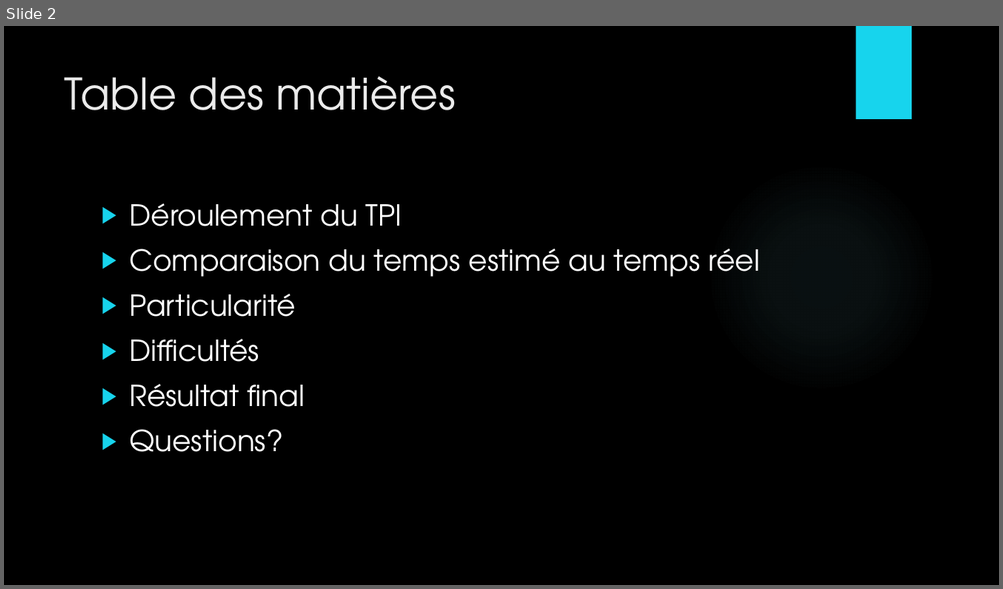
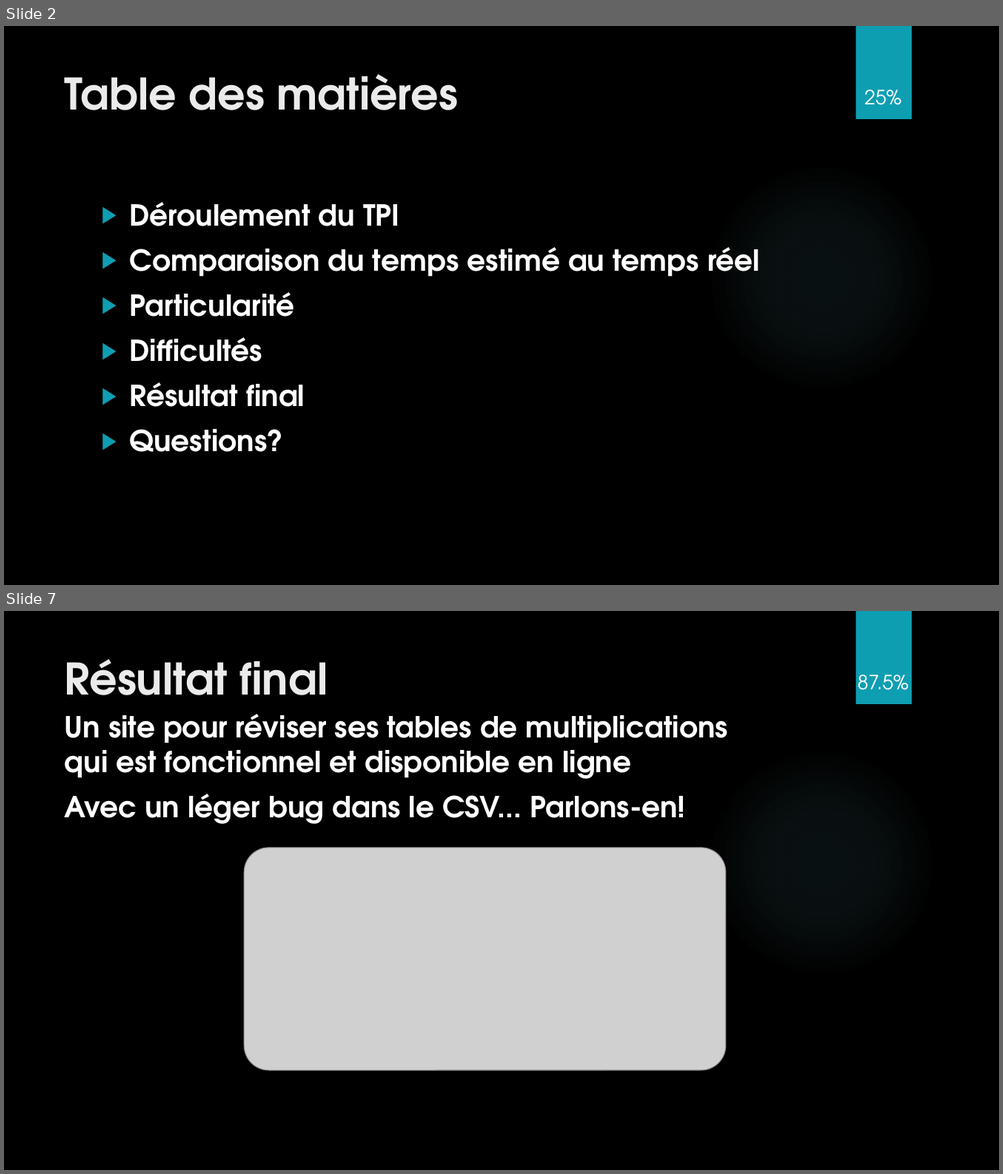
Before and after one commit to Daxank/TPI, a slide deck: TPI_Multiplix_presentation.pptx. Shown one above the other, each under a label of ours: slide 2 before the commit, slides 2 and 7 after it; the slides between them are not shown. The pictures are 1003x589 and 1003x1174 pixels, drawn with LibreOffice and Linux fonts; fonts in the diff are those of the drawing; grey boxes stand for pictures; background and template pictures are left out. Boxes give left, top, right and bottom in pixels: in the first picture for what was removed or moved away, otherwise in the second. Text is boxed around its words. In the diff, an @@ line names an element or a change of style, - is before the commit and + after.

```diff
--- a/TPI_Multiplix_presentation.pptx
+++ b/TPI_Multiplix_presentation.pptx
@@ slide 7 added at (x1=4, y1=611, x2=999, y2=1170), background picture (left out); not listed: 2 template elements that a slide beside it also shows @@
@@ title added at (x1=64, y1=659, x2=327, y2=695), 42 pt, text #EBEBEB, bold @@
+Résultat final
@@ page number added at (x1=857, y1=675, x2=908, y2=690), 19 pt, text #FFFFFF @@
+87.5%
@@ text added at (x1=64, y1=714, x2=728, y2=824), 28 pt, text #FFFFFF, bold @@
+Un site pour réviser ses tables de multiplications qui est fonctionnel et disponible en ligne
+Avec un léger bug dans le CSV... Parlons-en!
@@ picture added at (x1=244, y1=848, x2=726, y2=1071) @@
@@ slide 2 changed as well @@
@@ rectangle at (x1=855, y1=26, x2=911, y2=119): fill #17D4ED to #0E9EB2 @@
@@ title "Table des matières" at (x1=64, y1=74, x2=458, y2=110): bold on @@
@@ page number added at (x1=864, y1=90, x2=901, y2=105), 19 pt, text #FFFFFF @@
+25%
@@ text "Déroulement du TPI" at (x1=130, y1=202, x2=760, y2=452): bold on; bullet colour #17D4ED to #0E9EB2 @@
```
Also in this commit, not shown: 1 other slide changed, 5 other slides added.
